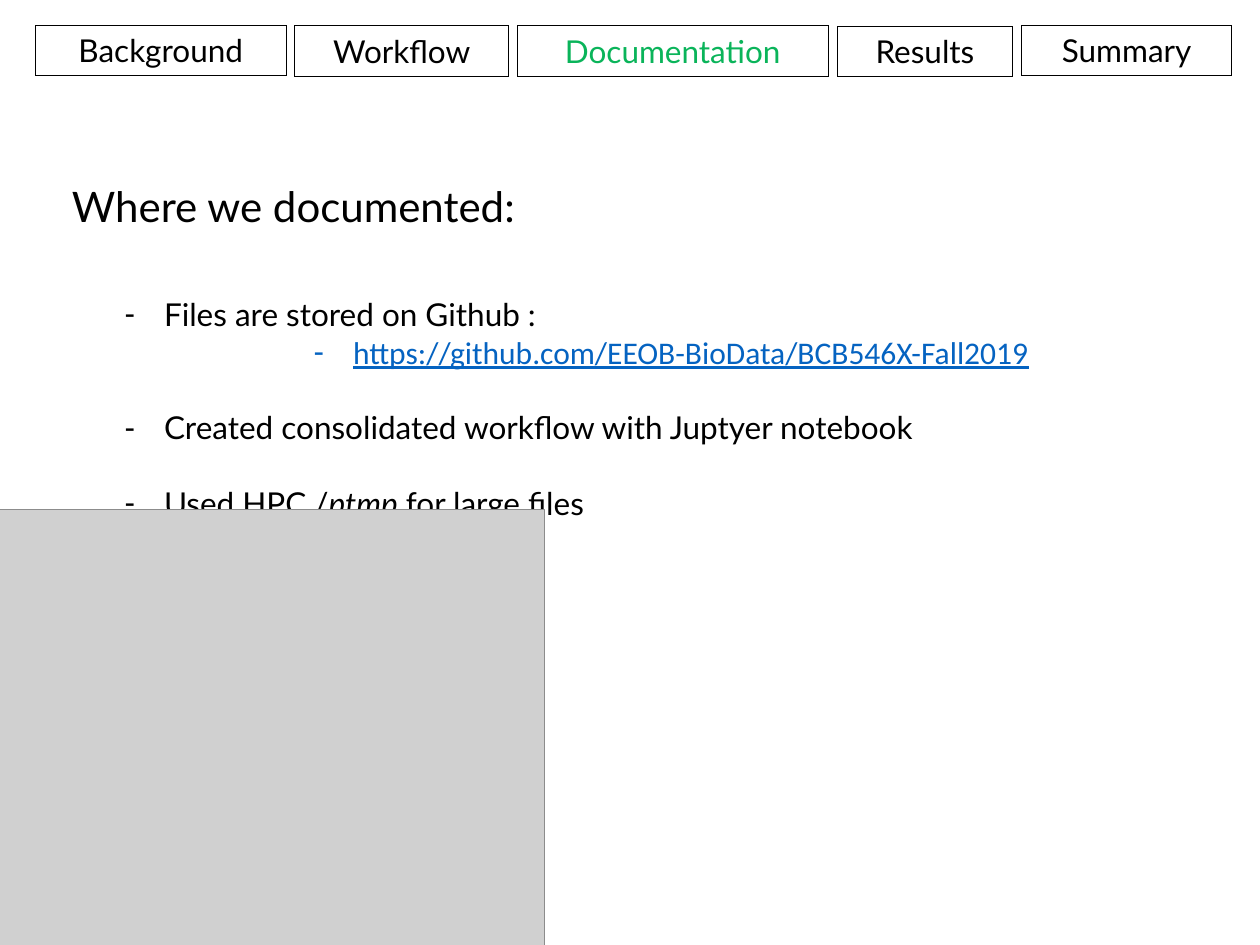
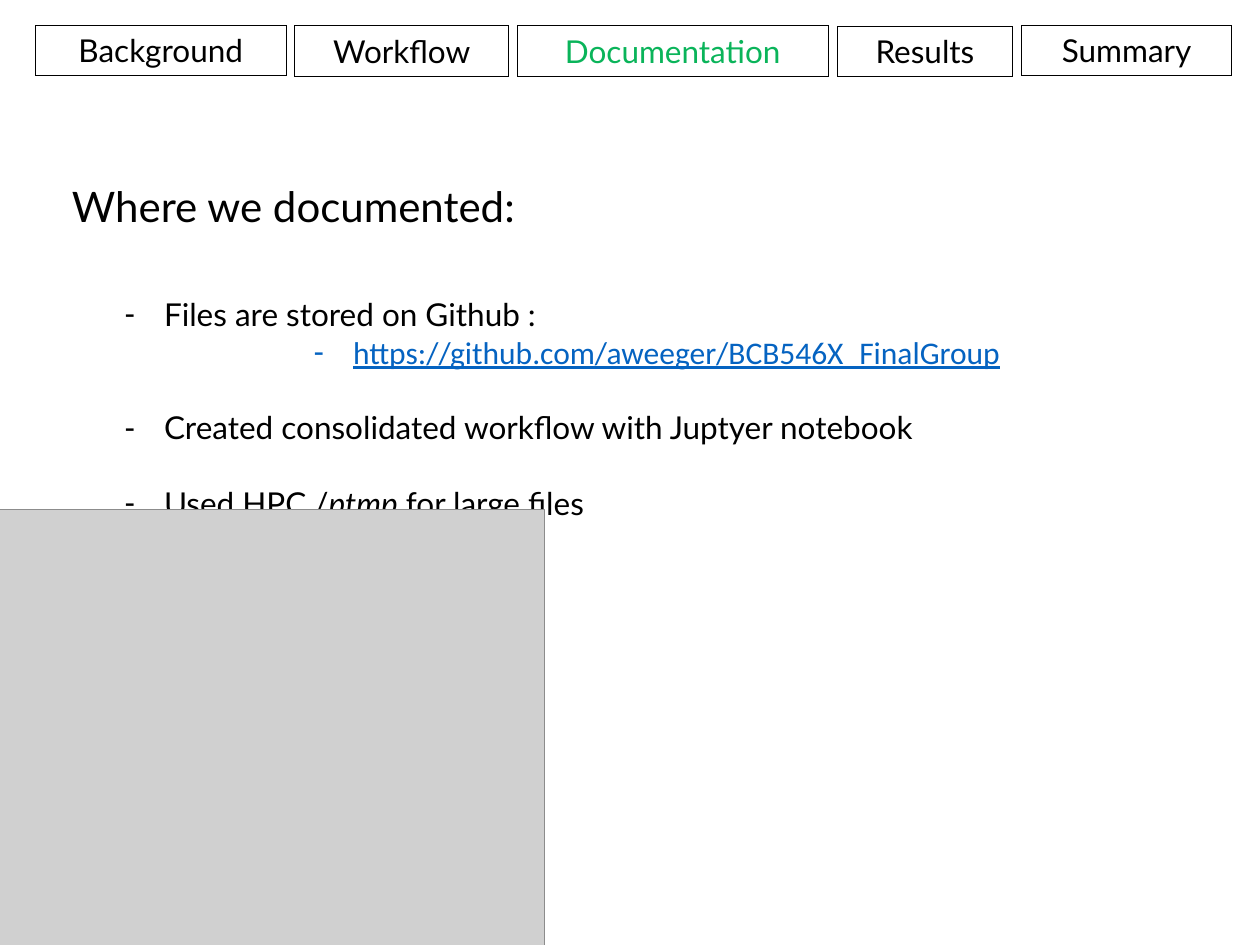
Before and after one commit to aweeger/BCB546X_FinalGroup, a slide deck: slide 18 of Presentation.pptx. Drawn at 1260x945 pixels with LibreOffice and Linux fonts; fonts in the diff are those of the drawing; grey boxes stand for pictures. Boxes give left, top, right and bottom in pixels: in the first picture for what was removed or moved away, otherwise in the second. Text is boxed around its words. In the diff, an @@ line names an element or a change of style, - is before the commit and + after.

Commit message:
update git link

```diff
--- a/Presentation.pptx
+++ b/Presentation.pptx
@@ text at [353, 342, 1000, 370]: text changed @@
-      – https://github.com/EEOB-BioData/BCB546X-Fall2019
+      – https://github.com/aweeger/BCB546X_FinalGroup
```
